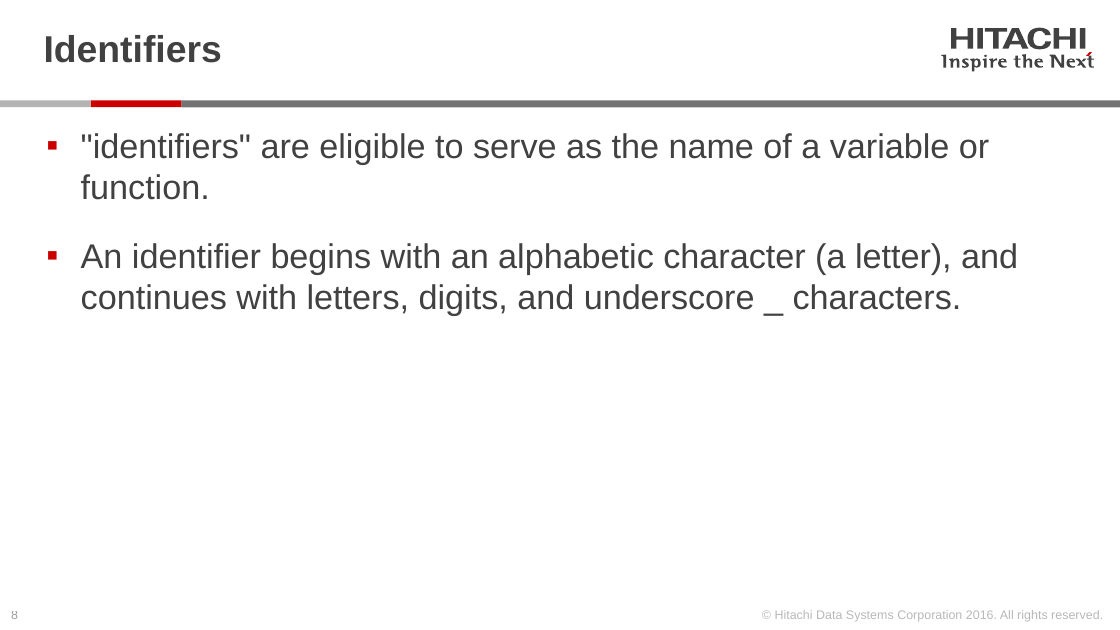
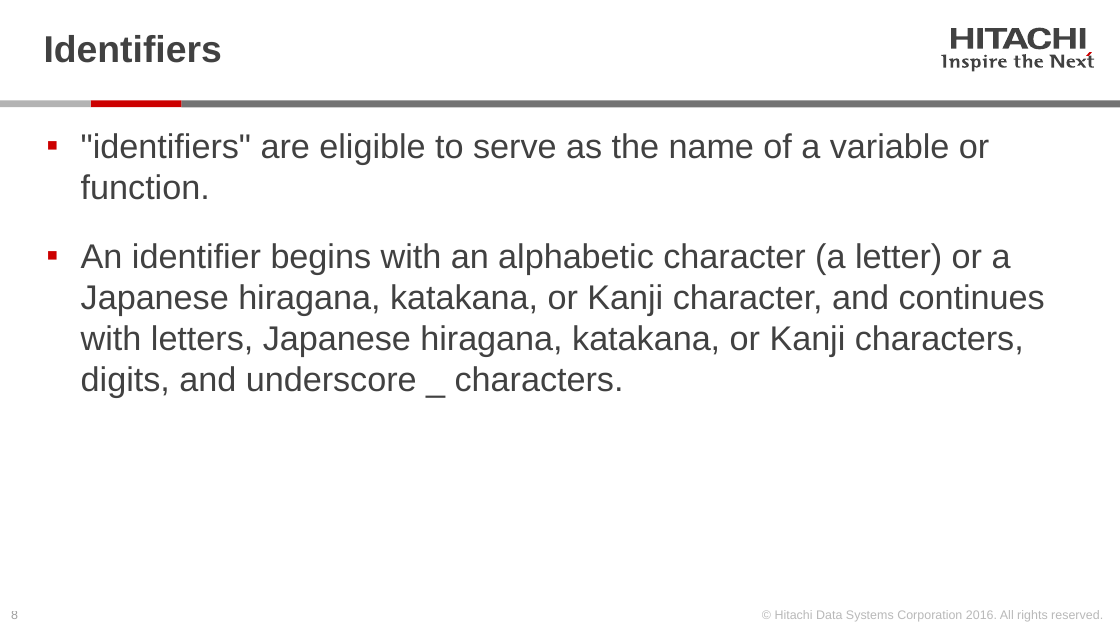
Before and after one commit to Hitachi-Data-Systems/ivy, a slide deck: slide 8 of doc/ivyscript reference.pptx. Drawn at 1120x630 pixels with LibreOffice and Linux fonts; fonts in the diff are those of the drawing. Boxes give left, top, right and bottom in pixels: in the first picture for what was removed or moved away, otherwise in the second. Text is boxed around its words. In the diff, an @@ line names an element or a change of style, - is before the commit and + after.

Commit message:
hiragana, katakana, kanji support & free use of underscores in parameter names

```diff
--- a/doc/ivyscript reference.pptx
+++ b/doc/ivyscript reference.pptx
@@ text at [81, 243, 1045, 398]: text changed @@
-▪ An identifier begins with an alphabetic character (a letter), and continues with letters, digits, and underscore _ characters.
+▪ An identifier begins with an alphabetic character (a letter) or a Japanese hiragana, katakana, or Kanji character, and continues with letters, Japanese hiragana, katakana, or Kanji characters, digits, and underscore _ characters.
```
Also in this commit, not shown: 4 other slides changed, 15 other files.
